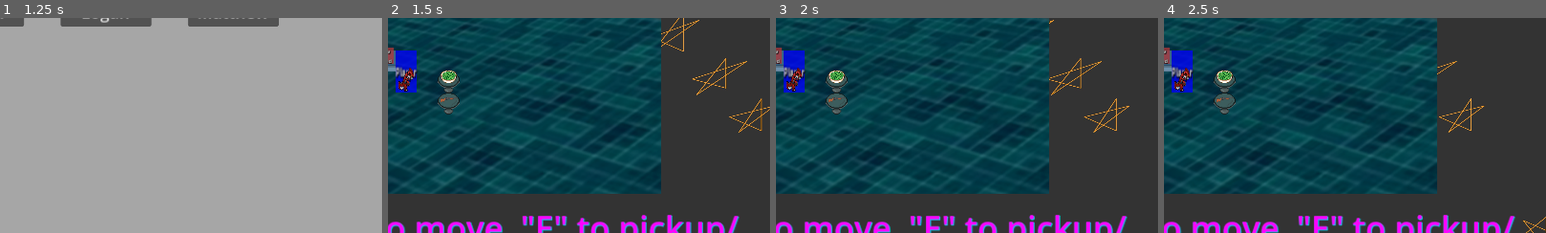
Above: before the commit, frames 1-4 (left to right).
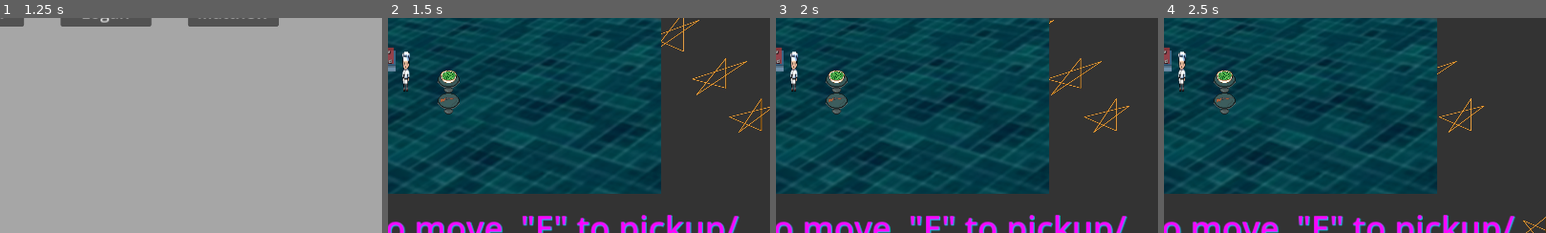
Above: after the commit, the same moments.

Repository: Alexander-Worley/Outer-Plates
Game: Godot game, scene res://Scenes/MainMenu/mainMenu.tscn
The game is run twice, just before and just after one commit, with the same random seed, the same clock (stepped at 60 frames per second) and the same inputs.
Inputs (mouse positions are % of the whole screen's width and height, from its top left):
- Up to frame 1 (1.25 s): click (50, 73) at 0.5 s
- Up to frame 2 (1.5 s): click "Main Restaurant" at 1.25 s
- Up to frame 3 (2 s): no input
- Up to frame 4 (2.5 s): hold Right (face_right) from 2.03 s (still down); hold E (pickup) from 2.03 s (still down)
The pictures show only the part of the screen within x 48-98%, y 34-84%; the shares and areas given below are measured in that part.

Frame 1 is identical in both runs. In frame 2, 1.1% of the frame differs, in the area x 2-8%, y 15-35%; in frame 3, 1.1%; in frame 4, 1.1%.

Commit message:
Added player sprite

Diff:
--- a/Scenes/Restaurant/Player/player.tscn
+++ b/Scenes/Restaurant/Player/player.tscn
@@ -1,23 +1,22 @@
-[gd_scene load_steps=8 format=3 uid="uid://d1ahdwi2ft7k0"]
+[gd_scene load_steps=7 format=3 uid="uid://d1ahdwi2ft7k0"]
 
 [ext_resource type="Script" path="res://Scenes/Restaurant/Player/player.gd" id="1_inif3"]
-[ext_resource type="LabelSettings" uid="uid://s0sx8xhp2m43" path="res://devTools/devLables.tres" id="2_3480m"]
-[ext_resource type="Texture2D" uid="uid://ddx7u50r3k1b3" path="res://Assets/Characters/Player/TEMP-Player-1.png" id="3_1xpsk"]
-[ext_resource type="Texture2D" uid="uid://bpm67pdv7o5im" path="res://Assets/Characters/Player/TEMP-Player-2.png" id="4_ux0l1"]
+[ext_resource type="Texture2D" uid="uid://tl1k83qfbilg" path="res://Assets/Characters/Player/player-spritesheet.png" id="2_yefjo"]
 
 [sub_resource type="RectangleShape2D" id="RectangleShape2D_kn0nk"]
 size = Vector2(32, 32)
 
 [sub_resource type="CircleShape2D" id="CircleShape2D_5x6jq"]
 
+[sub_resource type="AtlasTexture" id="AtlasTexture_ky27o"]
+atlas = ExtResource("2_yefjo")
+region = Rect2(0, 0, 32, 32)
+
 [sub_resource type="SpriteFrames" id="SpriteFrames_msfce"]
 animations = [{
 "frames": [{
 "duration": 1.0,
-"texture": ExtResource("3_1xpsk")
-}, {
-"duration": 1.0,
-"texture": ExtResource("4_ux0l1")
+"texture": SubResource("AtlasTexture_ky27o")
 }],
 "loop": true,
 "name": &"Walk",
@@ -36,44 +35,9 @@
 [node name="CollisionShape2D" type="CollisionShape2D" parent="interactRange"]
 shape = SubResource("CircleShape2D_5x6jq")
 
-[node name="devSprite" type="Node2D" parent="."]
+[node name="AnimatedSprite2D" type="AnimatedSprite2D" parent="."]
+position = Vector2(4.76837e-07, -16)
 scale = Vector2(1, 2)
-
-[node name="devTexture" type="ColorRect" parent="devSprite"]
-custom_minimum_size = Vector2(32, 32)
-anchors_preset = 15
-anchor_right = 1.0
-anchor_bottom = 1.0
-offset_left = -16.0
-offset_top = -24.0
-offset_right = 16.0
-offset_bottom = 8.0
-grow_horizontal = 2
-grow_vertical = 2
-color = Color(0, 0, 1, 0.74902)
-metadata/_edit_use_anchors_ = true
-
-[node name="devLabel" type="Label" parent="devSprite"]
-custom_minimum_size = Vector2(32, 32)
-anchors_preset = 15
-anchor_right = 1.0
-anchor_bottom = 1.0
-offset_left = -16.0
-offset_top = -24.0
-offset_right = 16.0
-offset_bottom = 8.0
-grow_horizontal = 2
-grow_vertical = 2
-text = "Player"
-label_settings = ExtResource("2_3480m")
-horizontal_alignment = 1
-vertical_alignment = 1
-autowrap_mode = 3
-metadata/_edit_use_anchors_ = true
-
-[node name="AnimatedSprite2D" type="AnimatedSprite2D" parent="."]
-position = Vector2(0, -16)
-scale = Vector2(0.5, 1)
 sprite_frames = SubResource("SpriteFrames_msfce")
 animation = &"Walk"
 
